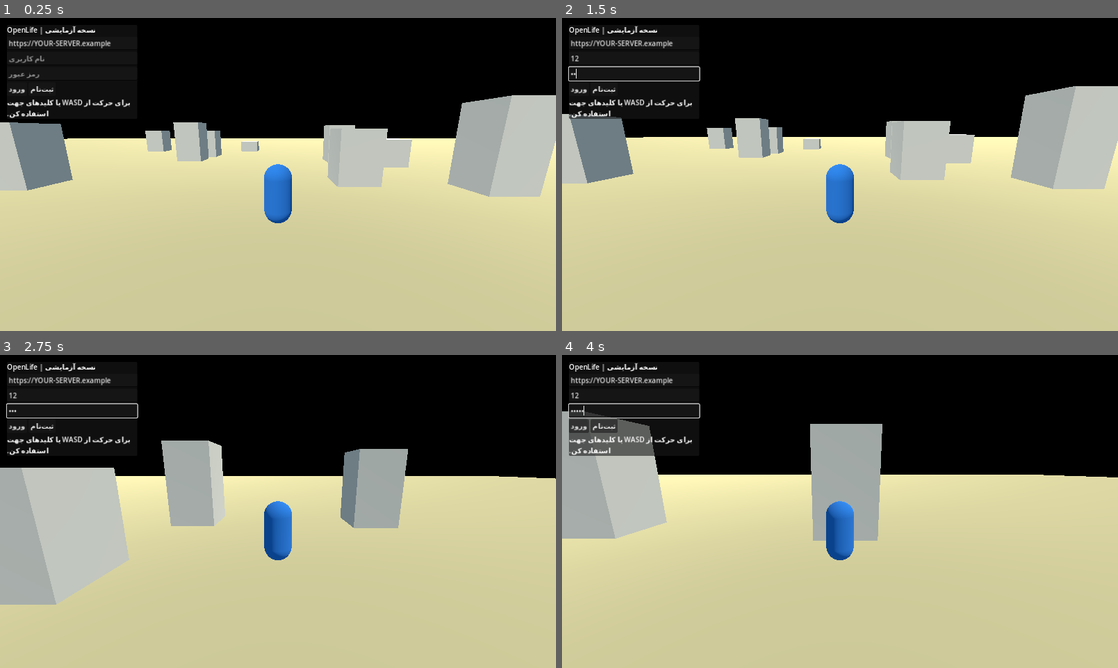
Above: before the commit, frames 1-4 (two rows, left to right).
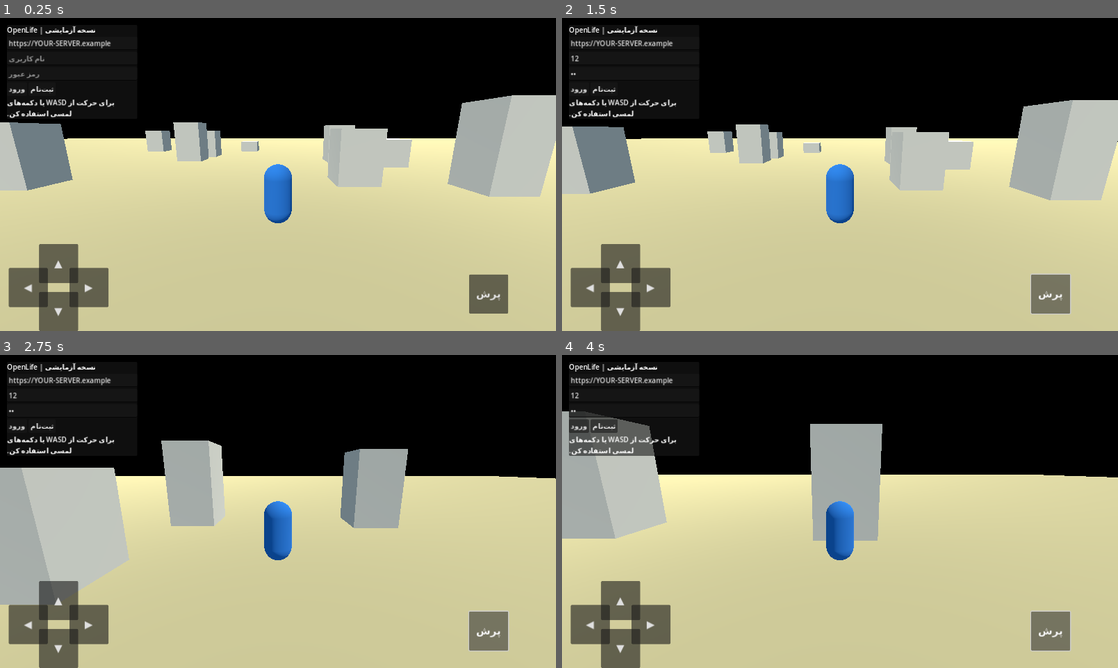
Above: after the commit, the same moments.

Repository: mvarkati1390-lgtm/OpenLife
Game: Godot game, scene res://Main.tscn
The game is run twice, just before and just after one commit, with the same random seed, the same clock (stepped at 60 frames per second) and the same inputs.
Inputs (mouse positions are in pixels of both pictures, inside the frame that each line leads up to):
- Up to frame 1 (0.25 s): no input
- Up to frame 2 (1.5 s): click (634, 58) at 0.52 s; type "12" at 0.6 s; click (634, 74) at 0.75 s; type "12" at 0.83 s; click (1051, 293) at 1.25 s, where only the run after the commit has a clickable "پرش"
- Up to frame 3 (2.75 s): tap Enter (ui_accept) at 2, 2.1, 2.27, 2.57 s; hold D (move_right) from 2.03 s (still down)
- Up to frame 4 (4 s): release D (move_right) at 2.78 s; hold S (move_back) 2.78-3.53 s; tap Enter (ui_accept) at 2.85, 3.02, 3.32, 3.6 s; hold D (move_right) from 3.53 s (still down)

The runs differ from the first frame. In frame 1, 4.5% of the frame differs, in the area x 1-92%, y 26-100%; in frame 2, 8.3%, in the area x 0-100%, y 15-100%; in frame 3, 4.7%; in frame 4, 4.7%.

Commit message:
Add touchscreen controls to Godot prototype

Diff:
--- a/godot/scripts/main.gd
+++ b/godot/scripts/main.gd
@@ -109,9 +109,25 @@
 	buttons.add_child(register)
 
 	status_label = Label.new()
-	status_label.text = "برای حرکت از WASD یا کلیدهای جهت استفاده کن."
+	status_label.text = "برای حرکت از WASD یا دکمه‌های لمسی استفاده کن."
 	status_label.autowrap_mode = TextServer.AUTOWRAP_WORD_SMART
 	column.add_child(status_label)
+
+	_add_touch_button(layer, "▲", "move_forward", Vector2(90, 520))
+	_add_touch_button(layer, "▼", "move_back", Vector2(90, 630))
+	_add_touch_button(layer, "◀", "move_left", Vector2(20, 575))
+	_add_touch_button(layer, "▶", "move_right", Vector2(160, 575))
+	_add_touch_button(layer, "پرش", "ui_accept", Vector2(1080, 590))
+
+func _add_touch_button(parent: CanvasLayer, caption: String, action: String, pos: Vector2) -> void:
+	var button := Button.new()
+	button.text = caption
+	button.position = pos
+	button.custom_minimum_size = Vector2(90, 90)
+	button.add_theme_font_size_override("font_size", 24)
+	button.button_down.connect(func(): Input.action_press(action))
+	button.button_up.connect(func(): Input.action_release(action))
+	parent.add_child(button)
 
 func _login() -> void:
 	api.configure(server_input.text)
